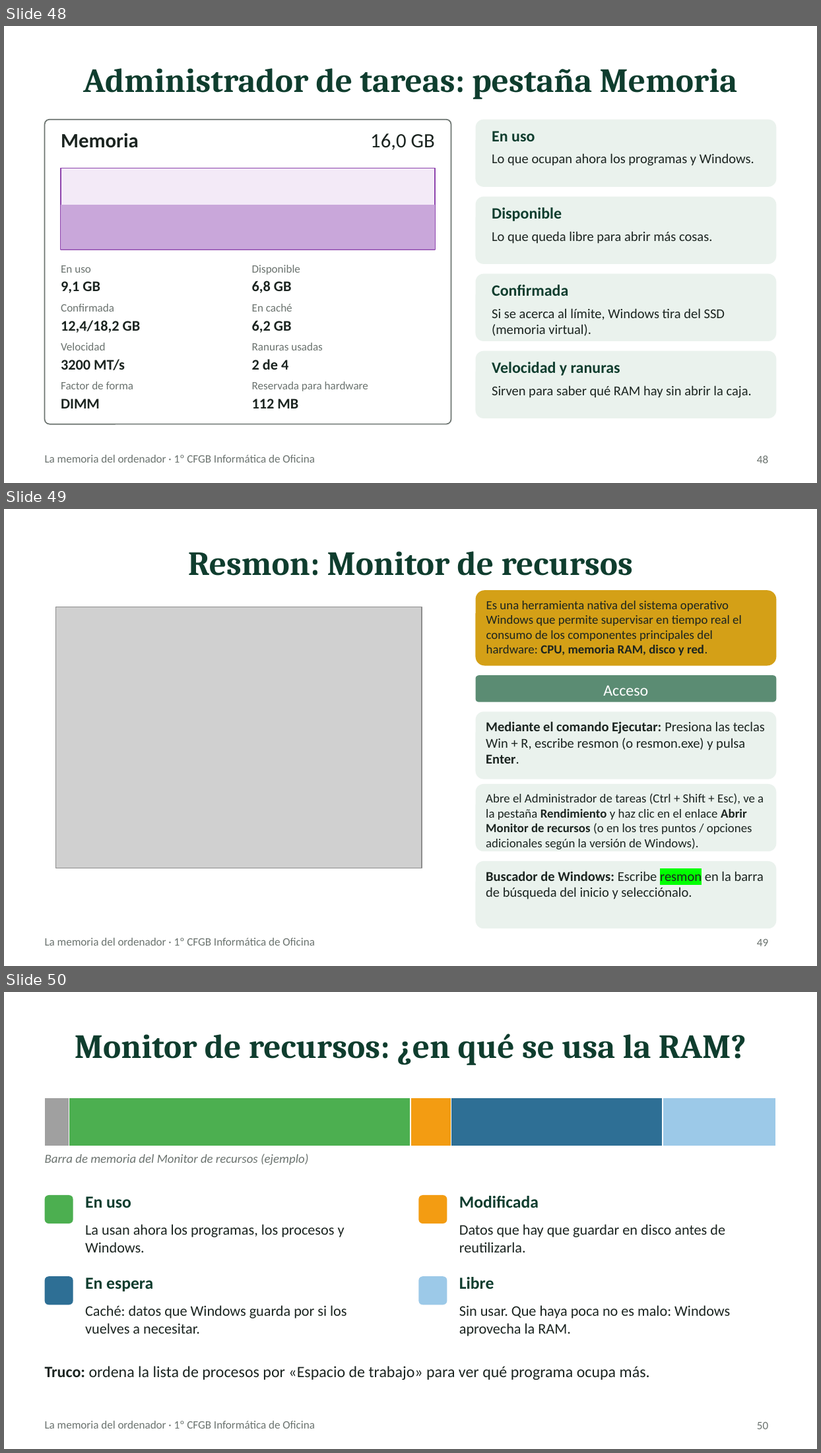
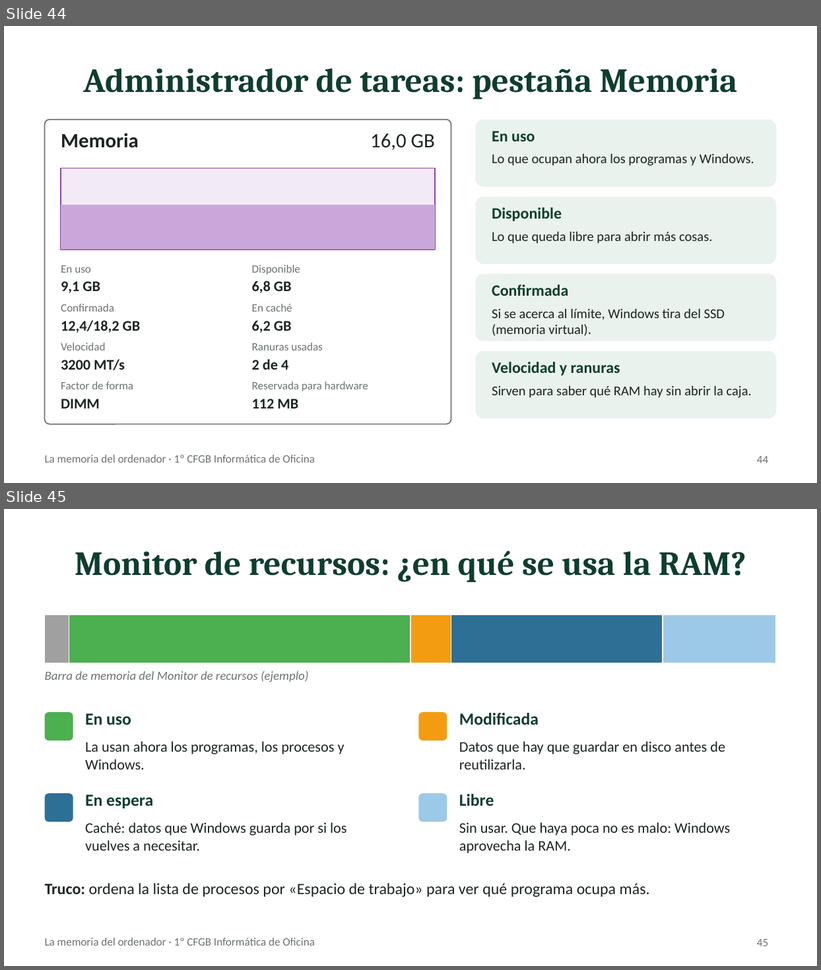
Before and after one commit to fpriesan-web/fpriesan-web.github.io, a slide deck: apuntes/1cfgb-montaje-mantenimiento/tema-3/la-memoria/La_memoria_del_ordenador.pptx. Shown one above the other, each under a label of ours: slides 48, 49 and 50 before the commit, slides 44 and 45 after it. The pictures are 821x1453 and 821x970 pixels, drawn with LibreOffice and Linux fonts; fonts in the diff are those of the drawing; grey boxes stand for pictures. Boxes give left, top, right and bottom in pixels: in the first picture for what was removed or moved away, otherwise in the second. Text is boxed around its words. In the diff, an @@ line names an element or a change of style, - is before the commit and + after.

```diff
--- a/apuntes/1cfgb-montaje-mantenimiento/tema-3/la-memoria/La_memoria_del_ordenador.pptx
+++ b/apuntes/1cfgb-montaje-mantenimiento/tema-3/la-memoria/La_memoria_del_ordenador.pptx
@@ slide 49 removed at bbox=[4, 509, 817, 966], background #FFFFFF; not listed: 1 template element that a slide beside it also shows @@
@@ title removed at bbox=[188, 551, 633, 576] @@
-Resmon: Monitor de recursos
@@ picture removed at bbox=[56, 607, 422, 869] @@
@@ rounded rectangle removed at bbox=[476, 590, 776, 666] @@
-Es una herramienta nativa del sistema operativo Windows que permite supervisar en tiempo real el consumo de los componentes principales del hardware: CPU, memoria RAM, disco y red.
@@ rounded rectangle removed at bbox=[476, 676, 776, 702] @@
-Acceso
@@ rounded rectangle removed at bbox=[476, 712, 776, 780] @@
-Mediante el comando Ejecutar: Presiona las teclas Win + R, escribe resmon (o resmon.exe) y pulsa Enter.
@@ rounded rectangle removed at bbox=[476, 785, 776, 852] @@
-Abre el Administrador de tareas (Ctrl + Shift + Esc), ve a la pestaña Rendimiento y haz clic en el enlace Abrir Monitor de recursos (o en los tres puntos / opciones adicionales según la versión de Windows).
@@ rounded rectangle removed at bbox=[476, 861, 776, 929] @@
-Buscador de Windows: Escribe resmon en la barra de búsqueda del inicio y selecciónalo.
@@ page number removed at bbox=[757, 939, 768, 947] @@
-49
@@ what was slide 48 is now slide 44 @@
@@ page number at bbox=[757, 456, 768, 464]: text changed @@
-48
+44
@@ what was slide 50 is now slide 45 @@
@@ page number at bbox=[757, 939, 768, 947]: text changed @@
-50
+45
```
Also in this commit, not shown: 11 slides changed, 5 slides added, 12 other slides removed, 1 other file.
